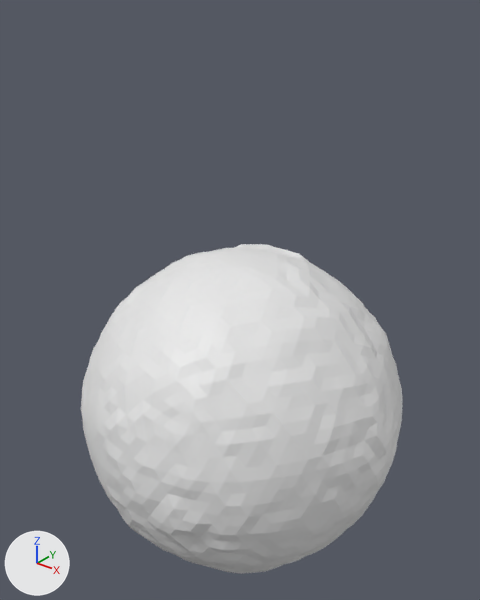
An edit to the Blender file Assets/Models/Blender Source/planet1.blend, drawn before and after from the same camera.
Rendered twice from a 50 mm lens placed at (11.35, -14.33, 12.32), pointed at (-0.16, 0.06, 3.4). The axes (+X, +Y, +Z) are drawn at lower left. The lights are the same throughout.
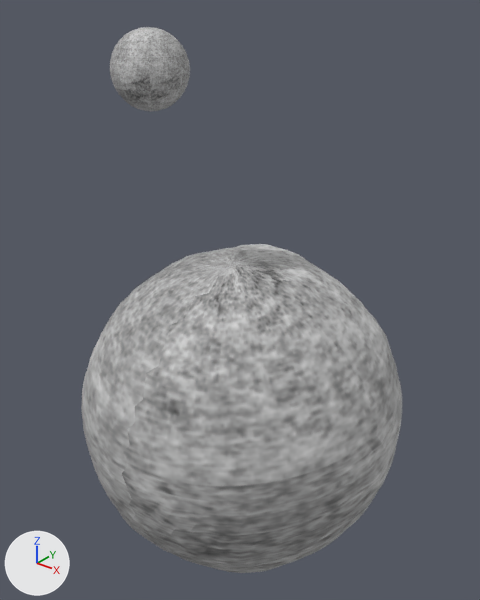
Edits to the bpy script that builds the scene:
```text
Add img_congraphic1_04_09_png:
    img_congraphic1_04_09_png = load_image('ConGraphic1-04-09.png', '../../Textures/Background/Paper Background/ConGraphic1-04-09.png', 603, 556, 'sRGB')
Add mat_congraphic1_04_09_png:
    mat_congraphic1_04_09_png = principled_material('ConGraphic1-04-09.png')
    mat_congraphic1_04_09_png.texture = img_congraphic1_04_09_png
Change me_icosphere:
    used by ob_icosphere; location = (0.0, 0.0, 0.0)
    remove me_icosphere.from_pydata(...)  # 2758 vertices, 5484 faces; spans x -5.07..5.16, y -5.17..5.04, z -5.35..4.83
    add me_icosphere.from_pydata(...)  # 2758 vertices, 5484 faces; spans x -5.06..5.15, y -5.16..5.03, z -5.33..4.82
    me_icosphere part 1: texture (UV) coordinates changed
    add me_icosphere.materials.append(mat_congraphic1_04_09_png)  # picture img_congraphic1_04_09_png
Add me_sphere:
    me_sphere.from_pydata(...)  # a UV sphere (16 segments, 16 rings, poles along z) spanning x -1.0..1.0, y -1.0..1.0, z -1.0..1.0
    me_sphere.materials.append(mat_congraphic1_04_09_png)  # picture img_congraphic1_04_09_png
Add ob_sphere:
    ob_sphere = bpy.data.objects.new('Sphere', me_sphere)
    ob_sphere.location = (-1.39, -2.01, 10.23)
```

What differs and where, as boxes (x1, y1, x2, y2) in the pictures (480 x 600 px):
'Icosphere', recoloured, surface changed (white to grey)
    both: (81, 244, 402, 574)
'Sphere', added
    after: (110, 27, 190, 111)
